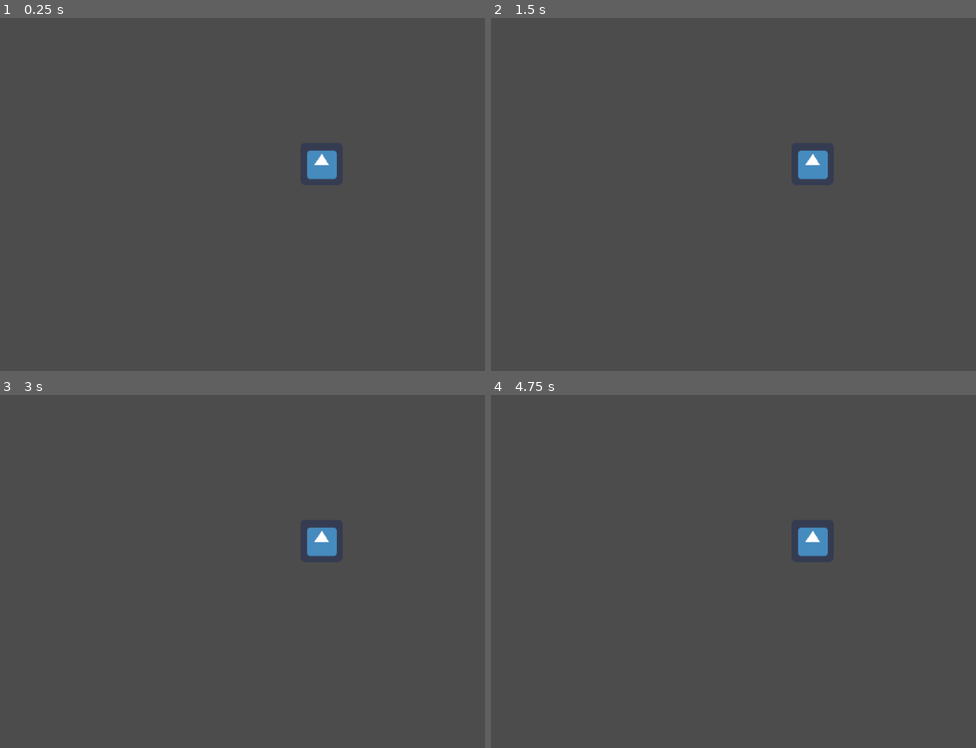
Above: before the commit, frames 1-4 (two rows, left to right).
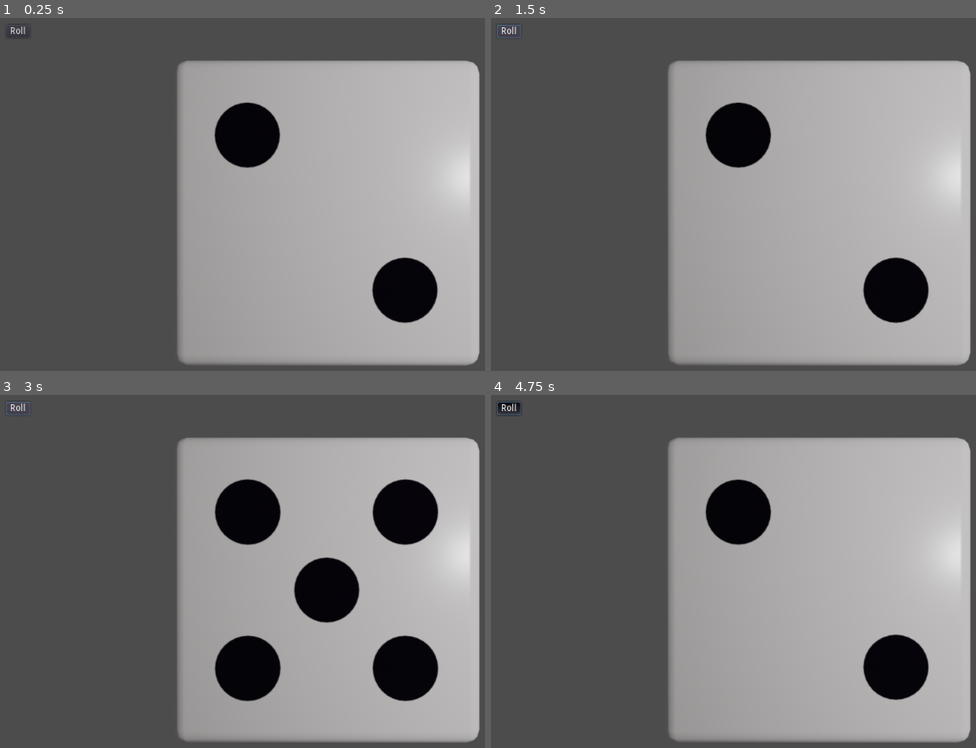
Above: after the commit, the same moments.

Repository: roiteee/diceRoll
Game: Godot game, scene res://scenes/Game.tscn
The game is run twice, just before and just after one commit, with the same random seed, the same clock (stepped at 60 frames per second) and the same inputs. The engine's default icon, where the game draws it, is replaced by a stand-in: a white triangle on a blue panel in a dark square.
Inputs (mouse positions are in pixels of both pictures, inside the frame that each line leads up to):
- Up to frame 1 (0.25 s): no input
- Up to frame 2 (1.5 s): click (510, 32) at 0.5 s, where only the run after the commit has a clickable "Roll"; click (510, 32) at 1.25 s, where only the run after the commit has a clickable "Roll"
- Up to frame 3 (3 s): click (19, 409) at 2 s, where only the run after the commit has a clickable "Roll"; tap Enter (ui_accept) at 2.75 s; hold Enter (ui_accept) from 2.78 s (still down)
- Up to frame 4 (4.75 s): release Enter (ui_accept) at 3.53 s; tap Enter (ui_accept) at 3.6, 3.77, 4.07 s; hold Enter (ui_accept) from 4.28 s (still down)

The runs differ from the first frame. In frame 1, 54% of the frame differs, in the area x 2-99%, y 2-99%; in frame 2, 54%; in frame 3, 54%; in frame 4, 54%, in the area x 1-99%, y 1-99%.

Commit message:
Now running

Diff:
--- a/DiceRollGodot/scenes/Dice.tscn
+++ b/DiceRollGodot/scenes/Dice.tscn
@@ -1,10 +1,68 @@
-[gd_scene load_steps=3 format=2]
+[gd_scene load_steps=10 format=2]
 
 [ext_resource path="res://scripts/Dice.gd" type="Script" id=1]
-[ext_resource path="res://icon.png" type="Texture" id=2]
+[ext_resource path="res://resources/diceFlat/0002.png" type="Texture" id=2]
+[ext_resource path="res://resources/diceFlat/0005.png" type="Texture" id=3]
+[ext_resource path="res://resources/diceFlat/0006.png" type="Texture" id=4]
+[ext_resource path="res://resources/diceFlat/0003.png" type="Texture" id=5]
+[ext_resource path="res://resources/diceFlat/0001.png" type="Texture" id=6]
+[ext_resource path="res://resources/diceFlat/0004.png" type="Texture" id=7]
+
+[sub_resource type="SpriteFrames" id=1]
+animations = [ {
+"frames": [ ExtResource( 3 ) ],
+"loop": true,
+"name": "five",
+"speed": 5.0
+}, {
+"frames": [ ExtResource( 6 ), ExtResource( 7 ), ExtResource( 5 ), ExtResource( 4 ), ExtResource( 5 ), ExtResource( 3 ), ExtResource( 2 ), ExtResource( 5 ), ExtResource( 6 ), ExtResource( 7 ), ExtResource( 3 ), ExtResource( 5 ) ],
+"loop": true,
+"name": "roll",
+"speed": 5.0
+}, {
+"frames": [ ExtResource( 5 ) ],
+"loop": true,
+"name": "three",
+"speed": 5.0
+}, {
+"frames": [ ExtResource( 2 ) ],
+"loop": true,
+"name": "two",
+"speed": 5.0
+}, {
+"frames": [ ExtResource( 6 ) ],
+"loop": true,
+"name": "one",
+"speed": 5.0
+}, {
+"frames": [ ExtResource( 7 ) ],
+"loop": true,
+"name": "four",
+"speed": 5.0
+}, {
+"frames": [ ExtResource( 4 ) ],
+"loop": true,
+"name": "six",
+"speed": 5.0
+} ]
+
+[sub_resource type="SpriteFrames" id=2]
+animations = [ {
+"frames": [ ExtResource( 6 ), ExtResource( 5 ), ExtResource( 7 ), ExtResource( 2 ), ExtResource( 5 ), ExtResource( 3 ), ExtResource( 7 ), ExtResource( 2 ), ExtResource( 7 ), ExtResource( 2 ), ExtResource( 3 ), ExtResource( 2 ), ExtResource( 7 ), ExtResource( 2 ), ExtResource( 6 ), ExtResource( 4 ) ],
+"loop": false,
+"name": "roll",
+"speed": 5.0
+} ]
 
 [node name="Dice" type="Node2D"]
 script = ExtResource( 1 )
 
-[node name="Sprite" type="Sprite" parent="."]
-texture = ExtResource( 2 )
+[node name="AnimatedSprite" type="AnimatedSprite" parent="."]
+frames = SubResource( 1 )
+animation = "six"
+
+[node name="AnimatedSpriteRoll" type="AnimatedSprite" parent="."]
+frames = SubResource( 2 )
+animation = "roll"
+frame = 9
+[connection signal="animation_finished" from="AnimatedSpriteRoll" to="." method="_on_AnimatedSpriteRoll_animation_finished"]
--- /dev/null
+++ b/DiceRollGodot/scenes/Game.gd
@@ -0,0 +1,8 @@
+extends Node
+
+func _ready():
+	pass
+
+
+func _on_Button_pressed():
+	$Dice.rollDice()
--- a/DiceRollGodot/scenes/Game.tscn
+++ b/DiceRollGodot/scenes/Game.tscn
@@ -1,8 +1,23 @@
-[gd_scene load_steps=2 format=2]
+[gd_scene load_steps=3 format=2]
 
 [ext_resource path="res://scenes/Dice.tscn" type="PackedScene" id=1]
+[ext_resource path="res://scenes/Game.gd" type="Script" id=2]
 
 [node name="Game" type="Node"]
+script = ExtResource( 2 )
 
 [node name="Dice" parent="." instance=ExtResource( 1 )]
-position = Vector2( 511.911, 242.659 )
+position = Vector2( 519.668, 317.247 )
+
+[node name="UI" type="Node2D" parent="."]
+
+[node name="Button" type="Button" parent="UI"]
+margin_left = 34.6688
+margin_top = 31.6541
+margin_right = 70.6688
+margin_bottom = 51.6541
+text = "Roll"
+__meta__ = {
+"_edit_use_anchors_": false
+}
+[connection signal="pressed" from="UI/Button" to="." method="_on_Button_pressed"]
--- a/DiceRollGodot/scripts/Dice.gd
+++ b/DiceRollGodot/scripts/Dice.gd
@@ -1,15 +1,46 @@
 extends Node2D
 
 var diceOutput
-
-func _ready():
-	rollDice()
+var isRolling = false
 
 func rollDice():
-	randomize()
-	diceOutput = randi()%6+1
-	print(diceOutput)
+	if not isRolling:
+		randomize()
+		diceOutput = randi()%6+1
+		print(diceOutput)
+		playRollDice()
+
+func playRollDice():
+	isRolling = true
+	print("I am playing")
+	$AnimatedSpriteRoll.visible=true
+	$AnimatedSpriteRoll.play("roll")
+
+
+func showOutput():
+	isRolling = false
+	$AnimatedSpriteRoll.frame = 0
+	$AnimatedSpriteRoll.visible = false
+	print("Test")
+	if diceOutput == 1:
+		$AnimatedSprite.play("one")
+	elif diceOutput == 2:
+		$AnimatedSprite.play("two")
+	elif diceOutput == 3:
+		$AnimatedSprite.play("three")
+	elif diceOutput == 4:
+		$AnimatedSprite.play("four")
+	elif diceOutput == 5:
+		$AnimatedSprite.play("five")
+	elif diceOutput == 6:
+		$AnimatedSprite.play("six")
+
+
 
 func _input(event):
 	if Input.is_action_pressed("ui_accept"):
 		rollDice()
+
+
+func _on_AnimatedSpriteRoll_animation_finished():
+	showOutput()
